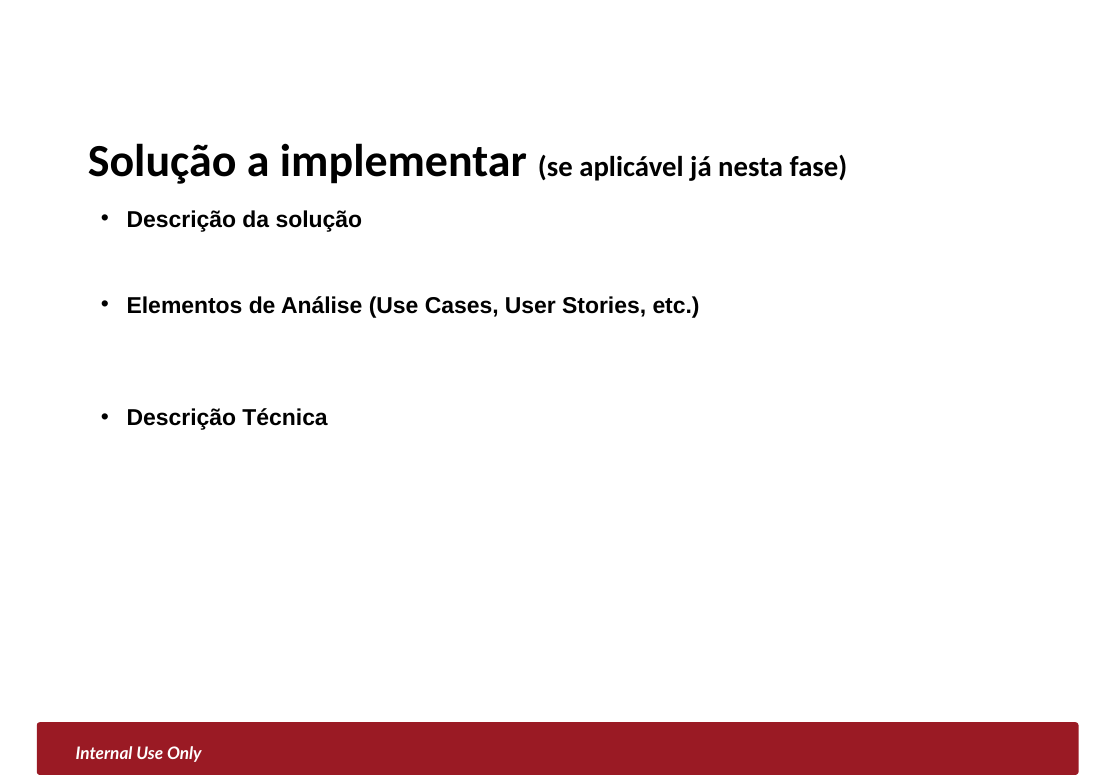
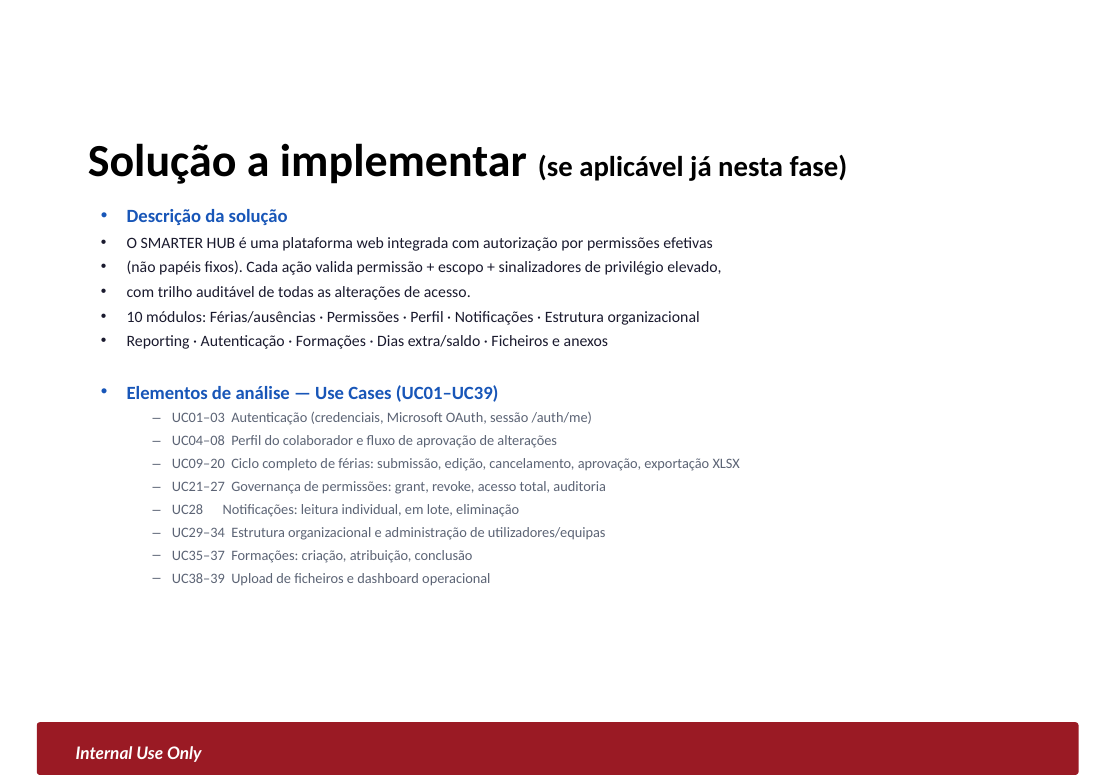
Before and after one commit to PatrickCosta1/Smarter_Hub, a slide deck: slide 7 of docs/PC2/PROES_PC2_2025_2026.pptx (slide 5 before the commit). Drawn at 1120x775 pixels with LibreOffice and Linux fonts; fonts in the diff are those of the drawing; background and template pictures are left out. Boxes give left, top, right and bottom in pixels: in the first picture for what was removed or moved away, otherwise in the second. Text is boxed around its words. In the diff, an @@ line names an element or a change of style, - is before the commit and + after.

Commit message:
equipas e formacoes

```diff
--- a/docs/PC2/PROES_PC2_2025_2026.pptx
+++ b/docs/PC2/PROES_PC2_2025_2026.pptx
@@ text at [127, 209, 288, 225]: size 16 to 13 pt, font Arial to Calibri, text colour #000000 to #1856B8 in "Descrição da solução" @@
@@ text at [127, 237, 740, 586]: text changed; size 16 to 10 pt; font Arial to Calibri; text colour #000000 to #5C6475; bold off @@
-• Elementos de Análise (Use Cases, User Stories, etc.)
-• Descrição Técnica
+• O SMARTER HUB é uma plataforma web integrada com autorização por permissões efetivas
+• (não papéis fixos). Cada ação valida permissão + escopo + sinalizadores de privilégio elevado,
+• com trilho auditável de todas as alterações de acesso.
+• 10 módulos: Férias/ausências · Permissões · Perfil · Notificações · Estrutura organizacional
+• Reporting · Autenticação · Formações · Dias extra/saldo · Ficheiros e anexos
+• Elementos de análise — Use Cases (UC01–UC39)
+  – UC01–03 Autenticação (credenciais, Microsoft OAuth, sessão /auth/me)
+  – UC04–08 Perfil do colaborador e fluxo de aprovação de alterações
+  – UC09–20 Ciclo completo de férias: submissão, edição, cancelamento, aprovação, exportação XLSX
+  – UC21–27 Governança de permissões: grant, revoke, acesso total, auditoria
+  – UC28 Notificações: leitura individual, em lote, eliminação
+  – UC29–34 Estrutura organizacional e administração de utilizadores/equipas
+  – UC35–37 Formações: criação, atribuição, conclusão
+  – UC38–39 Upload de ficheiros e dashboard operacional
```
Also in this commit, not shown: 7 other slides changed, 3 slides added, 32 other files.
